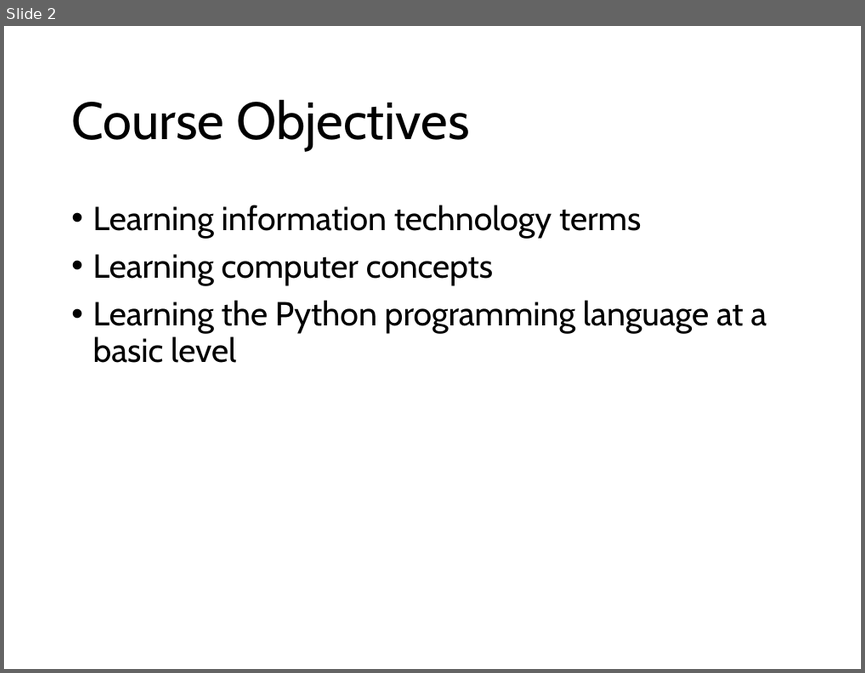
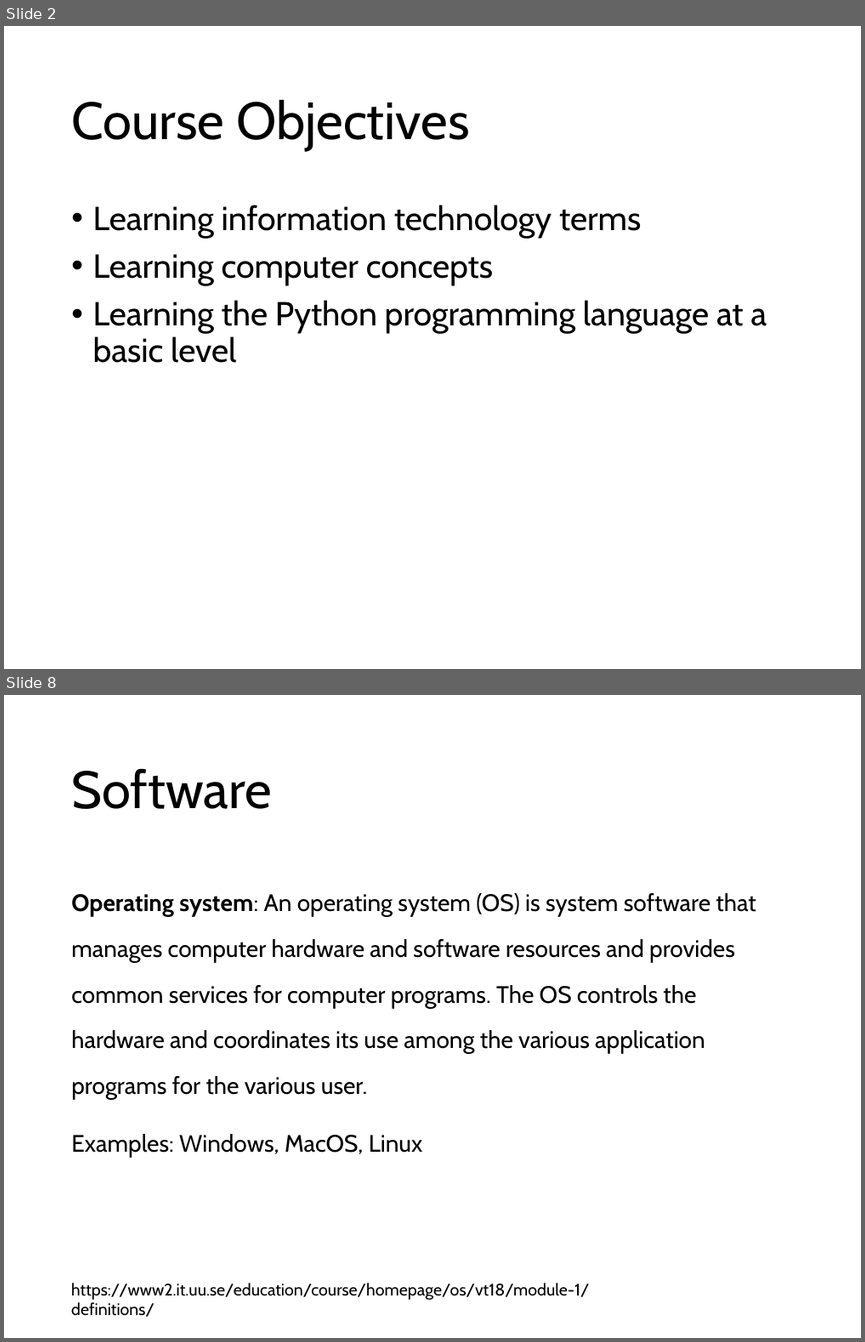
Before and after one commit to ihpar/bit_chem, a slide deck: lecture_notes/BIT_0.pptx. Shown one above the other, each under a label of ours: slide 2 before the commit, slides 2 and 8 after it; the slides between them are not shown. The pictures are 865x673 and 865x1342 pixels, drawn with LibreOffice and Linux fonts; fonts in the diff are those of the drawing. Boxes give left, top, right and bottom in pixels: in the first picture for what was removed or moved away, otherwise in the second. Text is boxed around its words. In the diff, an @@ line names an element or a change of style, - is before the commit and + after.

```diff
--- a/lecture_notes/BIT_0.pptx
+++ b/lecture_notes/BIT_0.pptx
@@ slide 8 added at bbox=[4, 695, 861, 1338], background #FFFFFF @@
@@ title added at bbox=[71, 768, 271, 809], 44 pt, text #000000 @@
+Software
@@ text added at bbox=[71, 893, 755, 1157], 20 pt, text #000000 @@
+Operating system: An operating system (OS) is system software that manages computer hardware and software resources and provides common services for computer programs. The OS controls the hardware and coordinates its use among the various application programs for the various user.
+Examples: Windows, MacOS, Linux
@@ text added at bbox=[71, 1282, 589, 1316], 14 pt, text #000000 @@
+https://www2.it.uu.se/education/course/homepage/os/vt18/module-1/definitions/
```
Also in this commit, not shown: 1 slide changed, 6 other slides added.
